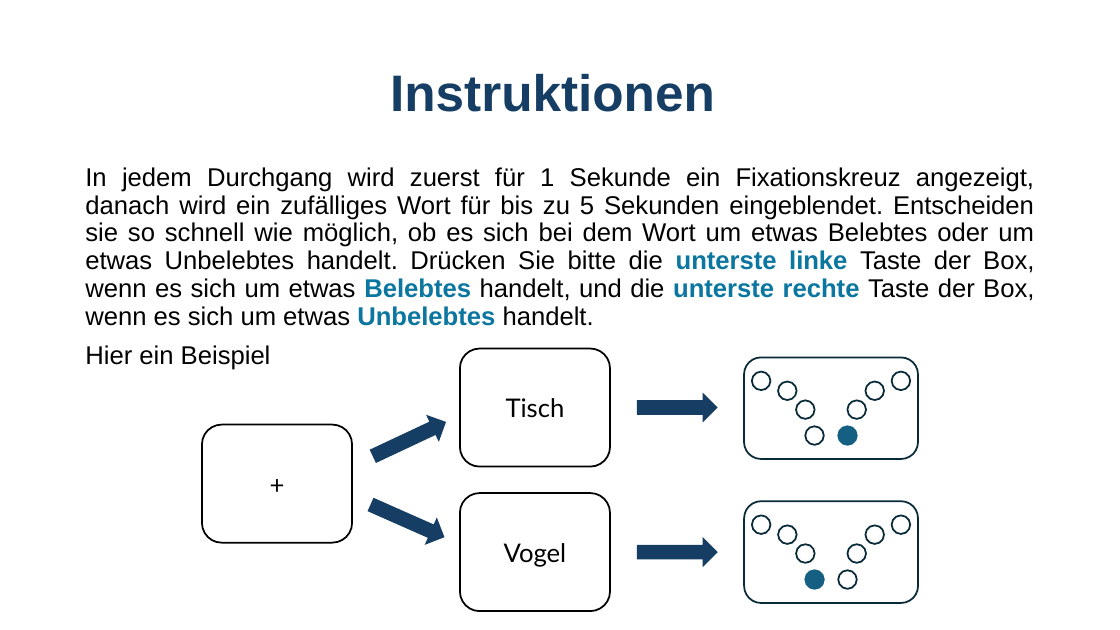
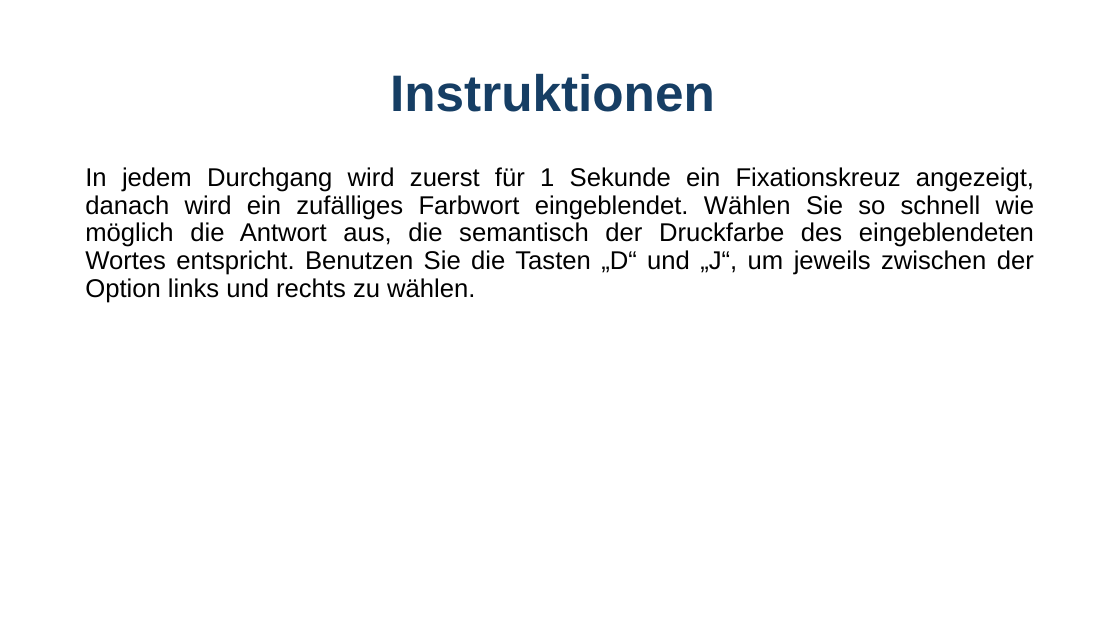
Before and after one commit to GidonFrischkorn/Ambizione-IndividualDifferencesStudy, a slide deck: slide 2 of tasks/attention-control-squared/assets/instructions_digitBOX.pptx. Drawn at 1120x630 pixels with LibreOffice and Linux fonts; fonts in the diff are those of the drawing. Boxes give left, top, right and bottom in pixels: in the first picture for what was removed or moved away, otherwise in the second. Text is boxed around its words. In the diff, an @@ line names an element or a change of style, - is before the commit and + after.

```diff
--- a/tasks/attention-control-squared/assets/instructions_digitBOX.pptx
+++ b/tasks/attention-control-squared/assets/instructions_digitBOX.pptx
@@ text at box(85, 167, 1034, 303): text changed @@
-In jedem Durchgang wird zuerst für 1 Sekunde ein Fixationskreuz angezeigt, danach wird ein zufälliges Wort für bis zu 5 Sekunden eingeblendet. Entscheiden sie so schnell wie möglich, ob es sich bei dem Wort um etwas Belebtes oder um etwas Unbelebtes handelt. Drücken Sie bitte die unterste linke Taste der Box, wenn es sich um etwas Belebtes handelt, und die unterste rechte Taste der Box, wenn es sich um etwas Unbelebtes handelt.
-Hier ein Beispiel
+In jedem Durchgang wird zuerst für 1 Sekunde ein Fixationskreuz angezeigt, danach wird ein zufälliges Farbwort eingeblendet. Wählen Sie so schnell wie möglich die Antwort aus, die semantisch der Druckfarbe des eingeblendeten Wortes entspricht. Benutzen Sie die Tasten „D“ und „J“, um jeweils zwischen der Option links und rechts zu wählen.
@@ group removed at box(202, 349, 918, 612): 16 ellipses, 5 rounded rectangles, 4 right arrows, 3 texts @@
-+
-Tisch
-Vogel
```
Also in this commit, not shown: 2 other slides changed, 14 other files.
